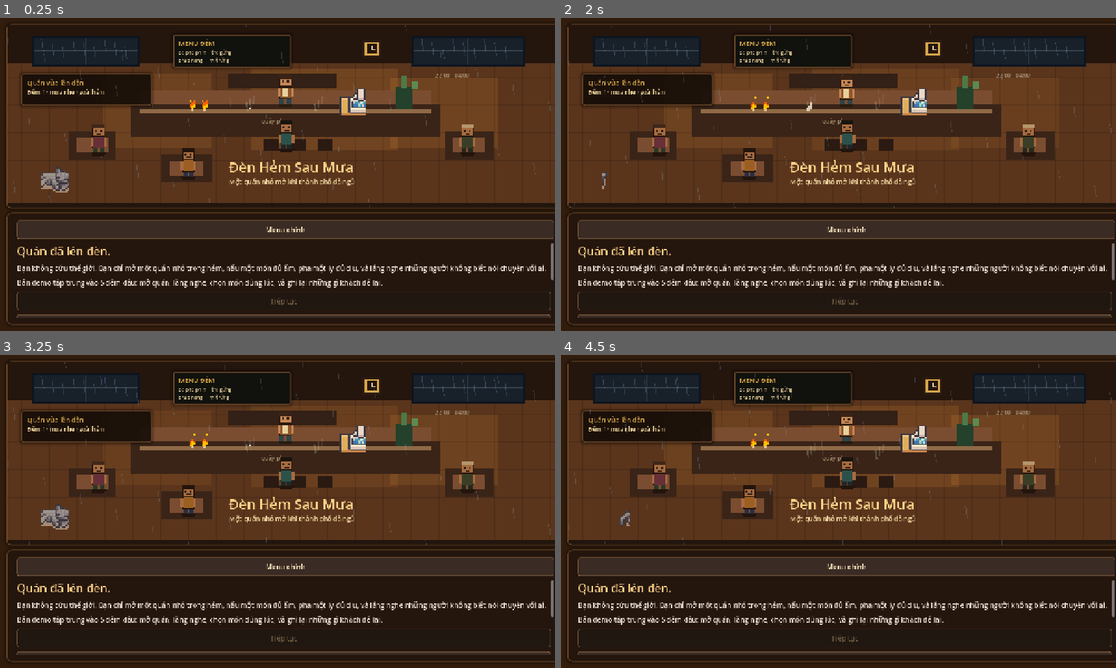
Above: before the commit, frames 1-4 (two rows, left to right).
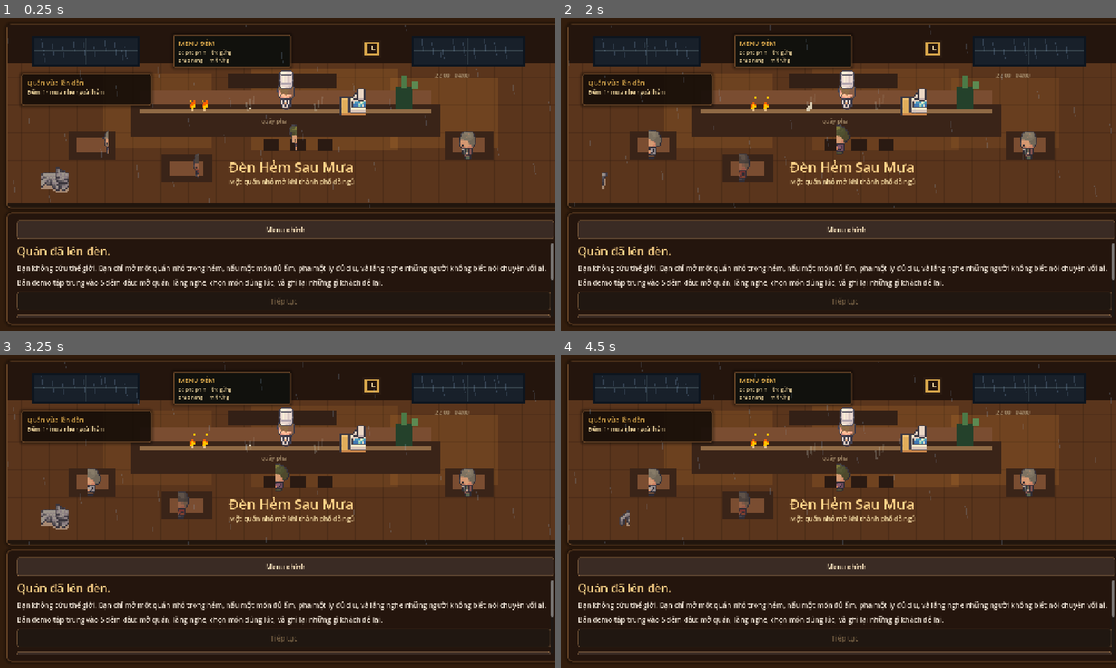
Above: after the commit, the same moments.

Repository: xanhxanh3011-wq/Valley_After_Rain
Game: Godot game, scene res://scenes/main/NightCafeGame.tscn
Two runs of this game, one before a commit and one after it. Both use one fixed random seed, a clock stepped at 60 frames per second and the inputs below.
Inputs:
- Up to frame 1 (0.25 s): no input
- Up to frame 2 (2 s): click "Chơi mới" at 0.5 s; click "Menu chính" at 1.25 s
- Up to frame 3 (3.25 s): hold D (move_right) 2.03-2.78 s; hold S (move_down) from 2.78 s (still down)
- Up to frame 4 (4.5 s): release S (move_down) at 3.53 s; hold D (move_right) 3.53-4.28 s; hold W (move_up) from 4.28 s (still down)

The runs differ from the first frame. In frame 1, 1.3% of the frame differs, in the area x 16-86%, y 16-52%; in frame 2, 1.4%, in the area x 15-86%, y 16-53%; in frame 3, 1.4%; in frame 4, 1.4%.

Commit message:
fix: use original LimeZu character sheets

Diff:
--- a/data/characters.json
+++ b/data/characters.json
@@ -1,113 +1,134 @@
 {
 	"player": {
 		"display_name": "Chủ quán",
-		"sheet": "res://assets/generated/characters/player_sheet.png",
-		"frame_width": 32,
-		"frame_height": 48,
-		"scale": 2,
-		"default_animation": "brew_idle",
+		"character_name": "Chef_Alex",
+		"idle_sheet": "res://assets/limezu/characters_free/16x16/Chef_Alex_idle_16x16.png",
+		"full_sheet": "res://assets/limezu/characters_free/16x16/Chef_Alex_16x16.png",
+		"frame_width": 16,
+		"frame_height": 32,
+		"scale": 3,
+		"default_animation": "idle_down",
 		"default_direction": "down",
-		"seat_offset": [0, 0],
-		"animations": {
-			"idle_down": [0, 1, 2, 3],
-			"walk_down": [4, 5, 6, 7],
-			"idle_left": [8, 9, 10, 11],
-			"walk_left": [12, 13, 14, 15],
-			"idle_right": [16, 17, 18, 19],
-			"walk_right": [20, 21, 22, 23],
-			"idle_up": [24, 25, 26, 27],
-			"walk_up": [28, 29, 30, 31],
-			"seated_idle": [32, 33, 34, 35],
-			"brew_idle": [36, 37, 38, 39],
-			"serve_down": [36, 37, 38, 39]
-		}
+		"walk_row": 1,
+		"walk_left_start_col": 12,
+		"walk_frame_count": 6
 	},
 	"tai_xe": {
 		"display_name": "Minh",
-		"sheet": "res://assets/generated/characters/customer_driver_sheet.png",
-		"frame_width": 32,
-		"frame_height": 48,
-		"scale": 2,
+		"character_name": "Adam",
+		"idle_sheet": "res://assets/limezu/characters_free/16x16/Adam_idle_16x16.png",
+		"full_sheet": "res://assets/limezu/characters_free/16x16/Adam_16x16.png",
+		"sit_sheet": "res://assets/limezu/characters_free/16x16/Adam_sit_16x16.png",
+		"frame_width": 16,
+		"frame_height": 32,
+		"scale": 3,
 		"default_animation": "seated_idle",
 		"default_direction": "down",
-		"seat_offset": [0, 0],
-		"animations": {}
+		"walk_row": 1,
+		"walk_left_start_col": 12,
+		"walk_frame_count": 6
 	},
 	"van_phong": {
 		"display_name": "Linh",
-		"sheet": "res://assets/generated/characters/customer_office_sheet.png",
-		"frame_width": 32,
-		"frame_height": 48,
-		"scale": 2,
+		"character_name": "Amelia",
+		"idle_sheet": "res://assets/limezu/characters_free/16x16/Amelia_idle_16x16.png",
+		"full_sheet": "res://assets/limezu/characters_free/16x16/Amelia_16x16.png",
+		"sit_sheet": "res://assets/limezu/characters_free/16x16/Amelia_sit_16x16.png",
+		"frame_width": 16,
+		"frame_height": 32,
+		"scale": 3,
 		"default_animation": "seated_idle",
 		"default_direction": "down",
-		"seat_offset": [0, 0],
-		"animations": {}
+		"walk_row": 1,
+		"walk_left_start_col": 12,
+		"walk_frame_count": 6
 	},
 	"bao_ve": {
 		"display_name": "Chú Bảy",
-		"sheet": "res://assets/generated/characters/customer_guard_sheet.png",
-		"frame_width": 32,
-		"frame_height": 48,
-		"scale": 2,
-		"default_animation": "seated_idle",
+		"character_name": "Old_man_Josh",
+		"idle_sheet": "res://assets/limezu/characters_free/16x16/Old_man_Josh_idle_16x16.png",
+		"full_sheet": "res://assets/limezu/characters_free/16x16/Old_man_Josh_16x16.png",
+		"frame_width": 16,
+		"frame_height": 32,
+		"scale": 3,
+		"default_animation": "idle_down",
 		"default_direction": "down",
-		"seat_offset": [0, 0],
-		"animations": {}
+		"walk_row": 1,
+		"walk_left_start_col": 12,
+		"walk_frame_count": 6
 	},
 	"sinh_vien": {
 		"display_name": "An",
-		"sheet": "res://assets/generated/characters/customer_student_sheet.png",
-		"frame_width": 32,
-		"frame_height": 48,
-		"scale": 2,
+		"character_name": "Samuel",
+		"idle_sheet": "res://assets/limezu/characters_free/16x16/Samuel_idle_16x16.png",
+		"full_sheet": "res://assets/limezu/characters_free/16x16/Samuel_16x16.png",
+		"sit_sheet": "res://assets/limezu/characters_free/16x16/Samuel_sit_16x16.png",
+		"frame_width": 16,
+		"frame_height": 32,
+		"scale": 3,
 		"default_animation": "seated_idle",
 		"default_direction": "down",
-		"seat_offset": [0, 0],
-		"animations": {}
+		"walk_row": 1,
+		"walk_left_start_col": 12,
+		"walk_frame_count": 6
 	},
 	"ban_hoa": {
 		"display_name": "Cô Hạnh",
-		"sheet": "res://assets/generated/characters/customer_flower_sheet.png",
-		"frame_width": 32,
-		"frame_height": 48,
-		"scale": 2,
+		"character_name": "Old_woman_Jenny",
+		"idle_sheet": "res://assets/limezu/characters_free/16x16/Old_woman_Jenny_idle_16x16.png",
+		"full_sheet": "res://assets/limezu/characters_free/16x16/Old_woman_Jenny_16x16.png",
+		"sit_sheet": "res://assets/limezu/characters_free/16x16/Old_woman_Jenny_sit_16x16.png",
+		"frame_width": 16,
+		"frame_height": 32,
+		"scale": 3,
 		"default_animation": "seated_idle",
 		"default_direction": "down",
-		"seat_offset": [0, 0],
-		"animations": {}
+		"walk_row": 1,
+		"walk_left_start_col": 12,
+		"walk_frame_count": 6
 	},
 	"cap_doi": {
 		"display_name": "Cặp đôi",
-		"sheet": "res://assets/generated/characters/customer_couple_sheet.png",
-		"frame_width": 32,
-		"frame_height": 48,
-		"scale": 2,
+		"character_name": "Lucy",
+		"idle_sheet": "res://assets/limezu/characters_free/16x16/Lucy_idle_16x16.png",
+		"full_sheet": "res://assets/limezu/characters_free/16x16/Lucy_16x16.png",
+		"sit_sheet": "res://assets/limezu/characters_free/16x16/Lucy_sit_16x16.png",
+		"frame_width": 16,
+		"frame_height": 32,
+		"scale": 3,
 		"default_animation": "seated_idle",
 		"default_direction": "down",
-		"seat_offset": [0, 0],
-		"animations": {}
+		"walk_row": 1,
+		"walk_left_start_col": 12,
+		"walk_frame_count": 6
 	},
 	"y_ta": {
 		"display_name": "Mai",
-		"sheet": "res://assets/generated/characters/customer_nurse_sheet.png",
-		"frame_width": 32,
-		"frame_height": 48,
-		"scale": 2,
-		"default_animation": "seated_idle",
+		"character_name": "Cleaner_girl",
+		"idle_sheet": "res://assets/limezu/characters_free/16x16/Cleaner_girl_idle_16x16.png",
+		"full_sheet": "res://assets/limezu/characters_free/16x16/Cleaner_girl_16x16.png",
+		"frame_width": 16,
+		"frame_height": 32,
+		"scale": 3,
+		"default_animation": "idle_down",
 		"default_direction": "down",
-		"seat_offset": [0, 0],
-		"animations": {}
+		"walk_row": 1,
+		"walk_left_start_col": 12,
+		"walk_frame_count": 6
 	},
 	"dev": {
 		"display_name": "Khoa",
-		"sheet": "res://assets/generated/characters/customer_dev_sheet.png",
-		"frame_width": 32,
-		"frame_height": 48,
-		"scale": 2,
+		"character_name": "Rob",
+		"idle_sheet": "res://assets/limezu/characters_free/16x16/Rob_idle_16x16.png",
+		"full_sheet": "res://assets/limezu/characters_free/16x16/Rob_16x16.png",
+		"sit_sheet": "res://assets/limezu/characters_free/16x16/Rob_sit_16x16.png",
+		"frame_width": 16,
+		"frame_height": 32,
+		"scale": 3,
 		"default_animation": "seated_idle",
 		"default_direction": "down",
-		"seat_offset": [0, 0],
-		"animations": {}
+		"walk_row": 1,
+		"walk_left_start_col": 12,
+		"walk_frame_count": 6
 	}
 }
--- a/scripts/game/night_cafe_game.gd
+++ b/scripts/game/night_cafe_game.gd
@@ -22,6 +22,9 @@
 var steam_lines: Array[ColorRect] = []
 var lamp_glows: Array[ColorRect] = []
 var scene_time := 0.0
+var walking_customer: CharacterSpriteController
+var walking_path: Array[Vector2] = []
+var walking_target_index := 0
 var screen_history: Array[String] = []
 
 var root_layer: Control
@@ -54,6 +57,7 @@
 			color.a = 0.28
 			steam.position.y += 24.0
 		steam.color = color
+	_update_customer_walk(delta)
 	if not ambience_enabled:
 		return
 	for line in rain_lines:
@@ -577,6 +581,9 @@
 	rain_lines.clear()
 	steam_lines.clear()
 	lamp_glows.clear()
+	walking_customer = null
+	walking_path.clear()
+	walking_target_index = 0
 
 	_add_scene_rect(Vector2.ZERO, Vector2(SCENE_WIDTH, SCENE_HEIGHT), Color("#18202a"))
 	_add_scene_rect(Vector2(0, 0), Vector2(SCENE_WIDTH, 88), Color("#24150d"))
@@ -598,11 +605,14 @@
 	_add_character_sprite("player", Vector2(640, 196), "brew_idle", Color("#fff3dc"))
 
 	var active_customer := customer_id
-	_add_customer_in_scene("ban_hoa", Vector2(178, 246), active_customer == "ban_hoa")
-	_add_customer_in_scene("bao_ve", Vector2(1026, 246), active_customer == "bao_ve")
-	_add_customer_in_scene("sinh_vien", Vector2(384, 300), active_customer == "sinh_vien")
+	if active_customer != "ban_hoa":
+		_add_customer_in_scene("ban_hoa", Vector2(178, 246), false)
+	if active_customer != "bao_ve":
+		_add_customer_in_scene("bao_ve", Vector2(1026, 246), false)
+	if active_customer != "sinh_vien":
+		_add_customer_in_scene("sinh_vien", Vector2(384, 300), false)
 	if active_customer != "":
-		_add_customer_in_scene(active_customer, Vector2(610, 238), true)
+		_add_customer_walk_in_scene(active_customer, Vector2(610, 238))
 	elif mode in ["menu", "prep", "closing", "notebook", "recipes", "ending"]:
 		_add_customer_in_scene("tai_xe", Vector2(610, 238), false)
 
@@ -704,6 +714,37 @@
 		_add_warm_light(pos - Vector2(18, 18), Vector2(104, 104), 0.16)
 		_add_scene_label("...", pos + Vector2(26, -18), Vector2(48, 20), Color("#f1d8a0"), 15)
 	_add_character_sprite(customer_id, pos + Vector2(32, 64), "seated_idle", Color("#ffffff") if active else Color("#d5c2a6"))
+
+func _add_customer_walk_in_scene(customer_id: String, seat_pos: Vector2) -> void:
+	_add_warm_light(seat_pos - Vector2(18, 18), Vector2(104, 104), 0.16)
+	_add_scene_label("...", seat_pos + Vector2(26, -18), Vector2(48, 20), Color("#f1d8a0"), 15)
+	var spawn := Vector2(1190, 198)
+	var approach := Vector2(876, 246)
+	var seat_foot := seat_pos + Vector2(32, 64)
+	walking_customer = _add_character_sprite(customer_id, spawn, "walk_left", Color("#ffffff"))
+	walking_customer.set_animation_state("walk", "left")
+	walking_path = [approach, seat_foot]
+	walking_target_index = 0
+
+func _update_customer_walk(delta: float) -> void:
+	if walking_customer == null or walking_path.is_empty():
+		return
+	if walking_target_index >= walking_path.size():
+		walking_customer.face_down_or_seated()
+		return
+	var target: Vector2 = walking_path[walking_target_index]
+	var to_target: Vector2 = target - walking_customer.position
+	if to_target.length() <= 2.0:
+		walking_customer.position = target.floor()
+		walking_target_index += 1
+		if walking_target_index >= walking_path.size():
+			walking_customer.face_down_or_seated()
+		return
+	var direction := "right" if to_target.x > 0.0 else "left"
+	walking_customer.set_animation_state("walk", direction)
+	walking_customer.position += to_target.normalized() * 82.0 * delta
+	walking_customer.position = walking_customer.position.floor()
+	walking_customer.z_index = int(walking_customer.position.y)
 
 func _add_steam(origin: Vector2) -> void:
 	for i in 3:
--- a/scripts/visual/character_sprite_controller.gd
+++ b/scripts/visual/character_sprite_controller.gd
@@ -1,83 +1,141 @@
 class_name CharacterSpriteController
 extends AnimatedSprite2D
 
-const DEFAULT_ANIMATIONS := {
-	"idle_down": [0, 1, 2, 3],
-	"walk_down": [4, 5, 6, 7],
-	"idle_left": [8, 9, 10, 11],
-	"walk_left": [12, 13, 14, 15],
-	"idle_right": [16, 17, 18, 19],
-	"walk_right": [20, 21, 22, 23],
-	"idle_up": [24, 25, 26, 27],
-	"walk_up": [28, 29, 30, 31],
-	"seated_idle": [32, 33, 34, 35],
-	"brew_idle": [36, 37, 38, 39],
-	"serve_down": [36, 37, 38, 39]
+const IDLE_FRAME_ORDER := {
+	"left": 0,
+	"up": 1,
+	"down": 2,
+	"right": 3
 }
 
 var character_id := ""
-var frame_width := 32
-var frame_height := 48
+var frame_width := 16
+var frame_height := 32
+var last_direction := "down"
 
 func configure(id: String, config: Dictionary, requested_animation := "") -> void:
 	character_id = id
-	frame_width = int(config.get("frame_width", 32))
-	frame_height = int(config.get("frame_height", 48))
-	var texture := load(str(config.get("sheet", ""))) as Texture2D
-	if texture == null:
-		push_error("Missing character sheet for %s" % id)
-		return
+	frame_width = int(config.get("frame_width", 16))
+	frame_height = int(config.get("frame_height", 32))
+	if frame_width != 16 or frame_height != 32:
+		push_warning("LimeZu character %s expected 16x32 frames, got %sx%s" % [id, frame_width, frame_height])
 
-	sprite_frames = _build_sprite_frames(texture, config)
+	sprite_frames = _create_sprite_frames(config)
 	centered = true
 	offset = Vector2(0, -float(frame_height) * 0.5)
 	texture_filter = CanvasItem.TEXTURE_FILTER_NEAREST
-	var pixel_scale := float(config.get("scale", 2.0))
+	var pixel_scale := float(config.get("scale", 3.0))
 	scale = Vector2(pixel_scale, pixel_scale)
 
 	var animation_name := requested_animation
 	if animation_name == "":
 		animation_name = str(config.get("default_animation", "idle_down"))
-	play_state(animation_name)
+	play_named(animation_name)
 
-func play_state(animation_name: String) -> void:
+func play_named(animation_name: String) -> void:
+	if animation_name == "walk_right":
+		flip_h = true
+		_play_if_exists("walk_left")
+		return
+	flip_h = false
+	_play_if_exists(animation_name)
+
+func set_animation_state(state: String, direction: String) -> void:
+	last_direction = direction
+	if state == "walk":
+		if direction == "right":
+			play_named("walk_right")
+		elif direction == "left":
+			play_named("walk_left")
+		else:
+			play_named("idle_%s" % direction)
+	else:
+		play_named("idle_%s" % direction)
+
+func face_down_or_seated() -> void:
+	if sprite_frames != null and sprite_frames.has_animation("seated_idle"):
+		play_named("seated_idle")
+	else:
+		play_named("idle_down")
+
+func _play_if_exists(animation_name: String) -> void:
 	if sprite_frames == null:
 		return
 	if not sprite_frames.has_animation(animation_name):
 		animation_name = "idle_down"
 	play(animation_name)
 
-func _build_sprite_frames(texture: Texture2D, config: Dictionary) -> SpriteFrames:
-	var out := SpriteFrames.new()
-	var animations: Dictionary = DEFAULT_ANIMATIONS.duplicate(true)
-	for key in config.get("animations", {}).keys():
-		animations[key] = config["animations"][key]
+func _create_sprite_frames(config: Dictionary) -> SpriteFrames:
+	var frames := SpriteFrames.new()
+	var idle_texture := _load_texture(str(config.get("idle_sheet", "")))
+	if idle_texture != null:
+		_add_idle_animations(frames, idle_texture)
 
-	for animation_name in animations.keys():
-		out.add_animation(animation_name)
-		out.set_animation_loop(animation_name, true)
-		out.set_animation_speed(animation_name, _animation_speed(animation_name))
-		for frame_index in animations[animation_name]:
-			out.add_frame(animation_name, _frame_texture(texture, int(frame_index)))
-	return out
+	var full_texture := _load_texture(str(config.get("full_sheet", "")))
+	if full_texture != null:
+		_add_walk_left(frames, full_texture, config)
 
-func _frame_texture(texture: Texture2D, frame_index: int) -> AtlasTexture:
-	var columns: int = max(1, int(texture.get_width() / frame_width))
-	var row: int = int(frame_index / columns)
-	var region := Rect2(
-		float(frame_index % columns) * frame_width,
-		float(row) * frame_height,
-		frame_width,
-		frame_height
-	)
+	var sit_texture := _load_texture(str(config.get("sit_sheet", "")))
+	if sit_texture != null:
+		_add_seated_idle(frames, sit_texture)
+	elif frames.has_animation("idle_down"):
+		frames.add_animation("seated_idle")
+		frames.set_animation_loop("seated_idle", true)
+		frames.set_animation_speed("seated_idle", 1.0)
+		frames.add_frame("seated_idle", frames.get_frame_texture("idle_down", 0))
+	return frames
+
+func _add_idle_animations(frames: SpriteFrames, texture: Texture2D) -> void:
+	_validate_grid(texture, "idle")
+	for direction in IDLE_FRAME_ORDER.keys():
+		var animation_name := "idle_%s" % direction
+		frames.add_animation(animation_name)
+		frames.set_animation_loop(animation_name, true)
+		frames.set_animation_speed(animation_name, 1.0)
+		frames.add_frame(animation_name, _atlas_frame(texture, int(IDLE_FRAME_ORDER[direction]), 0))
+
+func _add_walk_left(frames: SpriteFrames, texture: Texture2D, config: Dictionary) -> void:
+	_validate_grid(texture, "full")
+	var row := int(config.get("walk_row", 1))
+	var start_col := int(config.get("walk_left_start_col", 12))
+	var frame_count := int(config.get("walk_frame_count", 6))
+	frames.add_animation("walk_left")
+	frames.set_animation_loop("walk_left", true)
+	frames.set_animation_speed("walk_left", 7.0)
+	for i in range(frame_count):
+		frames.add_frame("walk_left", _atlas_frame(texture, start_col + i, row))
+
+func _add_seated_idle(frames: SpriteFrames, texture: Texture2D) -> void:
+	_validate_grid(texture, "sit")
+	frames.add_animation("seated_idle")
+	frames.set_animation_loop("seated_idle", true)
+	frames.set_animation_speed("seated_idle", 1.8)
+	var start_col: int = 18 if texture.get_width() >= 384 else 0
+	var frame_count: int = min(6, int(texture.get_width() / frame_width) - start_col)
+	for i in range(max(1, frame_count)):
+		frames.add_frame("seated_idle", _atlas_frame(texture, start_col + i, 0))
+
+func _atlas_frame(texture: Texture2D, column: int, row: int) -> AtlasTexture:
 	var atlas := AtlasTexture.new()
 	atlas.atlas = texture
-	atlas.region = region
+	atlas.region = Rect2(column * frame_width, row * frame_height, frame_width, frame_height)
 	return atlas
 
-func _animation_speed(animation_name: String) -> float:
-	if animation_name.begins_with("walk"):
-		return 7.5
-	if animation_name == "seated_idle":
-		return 1.8
-	return 2.4
+func _load_texture(path: String) -> Texture2D:
+	if path == "":
+		return null
+	var texture := load(path) as Texture2D
+	if texture == null:
+		push_error("Missing LimeZu character texture: %s" % path)
+	return texture
+
+func _validate_grid(texture: Texture2D, label: String) -> void:
+	if texture.get_width() % frame_width != 0 or texture.get_height() % frame_height != 0:
+		push_error("Invalid %s sheet grid for %s: %sx%s is not divisible by %sx%s" % [
+			label,
+			character_id,
+			texture.get_width(),
+			texture.get_height(),
+			frame_width,
+			frame_height
+		])
Binary file removed: assets/generated/characters/customer_couple_sheet.png
Not shown, removed: assets/generated/characters/customer_couple_sheet.png.import
Binary file removed: assets/generated/characters/customer_dev_sheet.png
Not shown, removed: assets/generated/characters/customer_dev_sheet.png.import
Binary file removed: assets/generated/characters/customer_driver_sheet.png
Not shown, removed: assets/generated/characters/customer_driver_sheet.png.import
Binary file removed: assets/generated/characters/customer_flower_sheet.png
Not shown, removed: assets/generated/characters/customer_flower_sheet.png.import
Binary file removed: assets/generated/characters/customer_guard_sheet.png
Not shown, removed: assets/generated/characters/customer_guard_sheet.png.import
Binary file removed: assets/generated/characters/customer_nurse_sheet.png
Not shown, removed: assets/generated/characters/customer_nurse_sheet.png.import
(and 56 more such lines)
